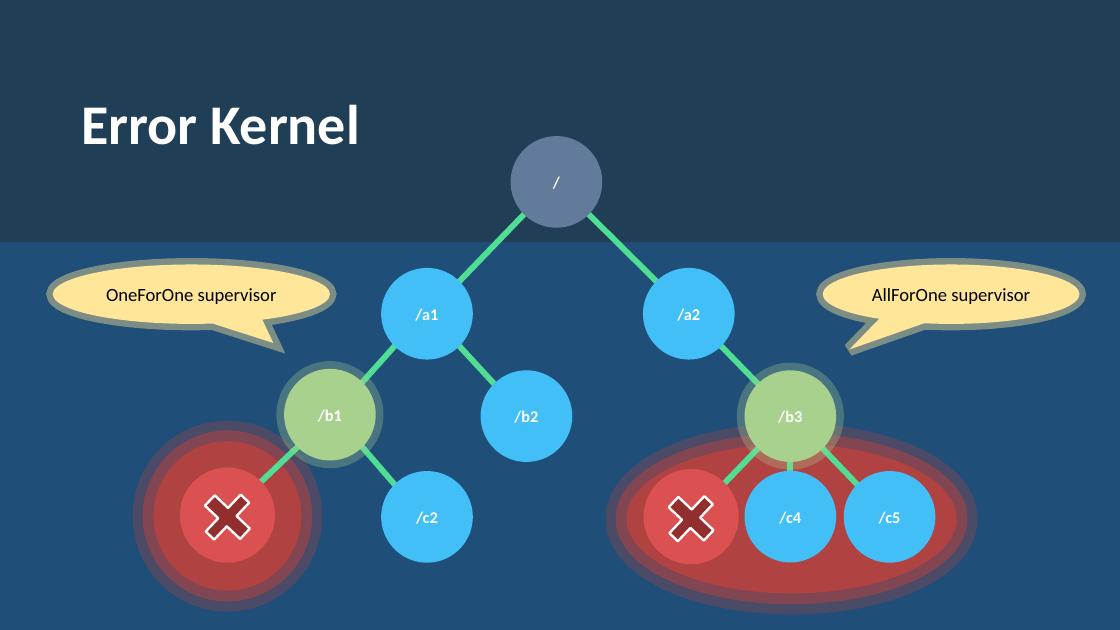
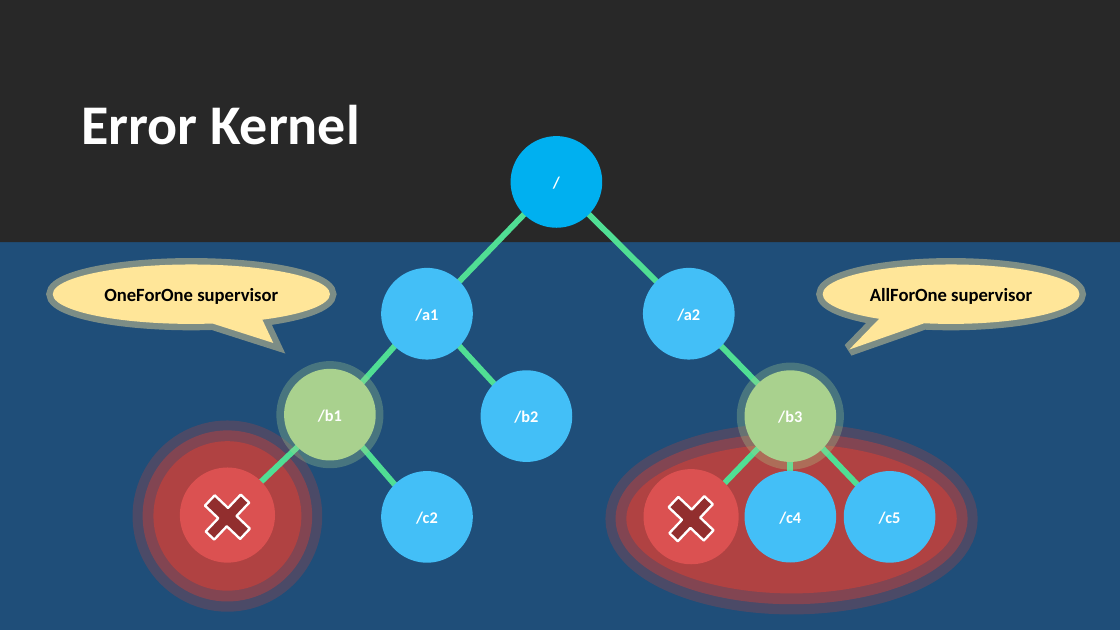
Before and after one commit to rogeralsing/Presentations, a slide deck: slide 9 of ProtoActor/QConSP/protoactor.pptx (slide 40 before the commit). Drawn at 1120x630 pixels with LibreOffice and Linux fonts; fonts in the diff are those of the drawing. Boxes give left, top, right and bottom in pixels: in the first picture for what was removed or moved away, otherwise in the second. Text is boxed around its words. In the diff, an @@ line names an element or a change of style, - is before the commit and + after.

```diff
--- a/ProtoActor/QConSP/protoactor.pptx
+++ b/ProtoActor/QConSP/protoactor.pptx
@@ rounded rectangle at bbox=[0, 0, 1120, 242]: fill #262626 at 40% opacity to #282828 @@
@@ ellipse "/" at bbox=[511, 136, 602, 228]: fill #637B9B to #00B0F0 @@
@@ speech bubble "OneForOne supervisor" at bbox=[53, 265, 330, 324]: bold on @@
@@ speech bubble "AllForOne supervisor" at bbox=[823, 265, 1080, 324]: bold on @@
```
Also in this commit, not shown: 6 other slides changed, 4 slides added, 12 slides removed.
